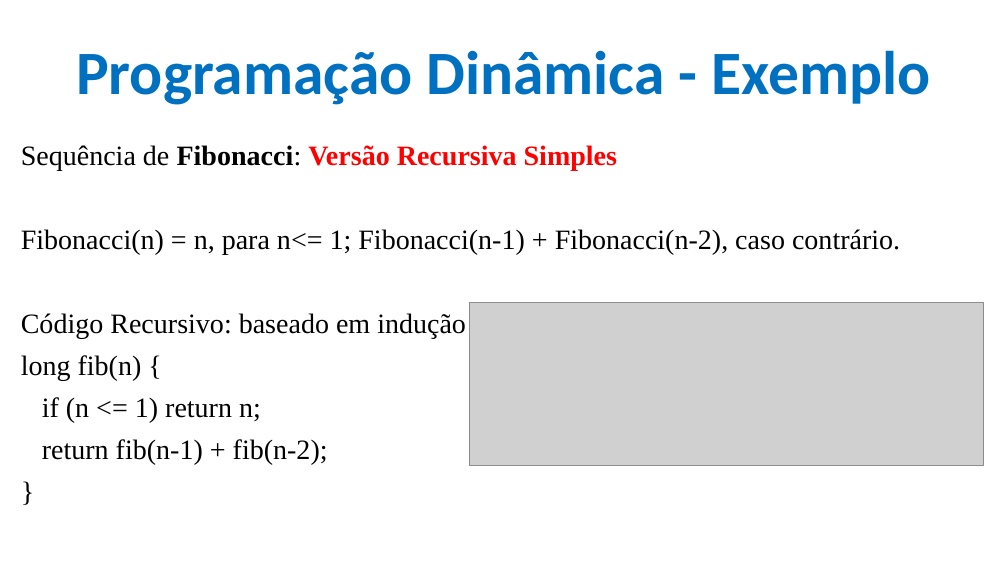
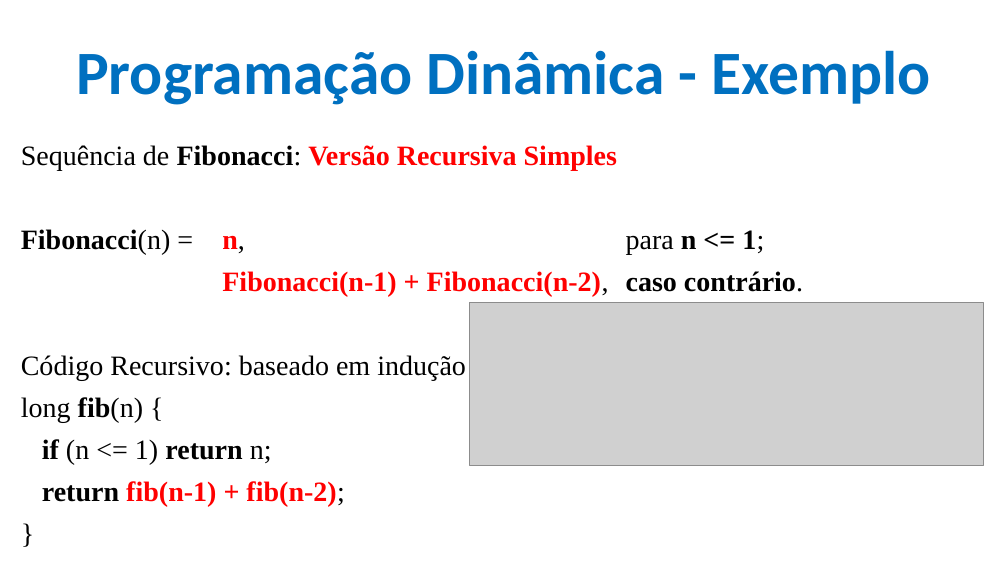
Before and after one commit to CloudEducationBrazil/WydenAlgoritmosEComplexidade, a slide deck: slide 8 of 01 Classes/Aula 09 - Algoritmos e Complexidade - Programação Dinâmica.pptx. Drawn at 1008x567 pixels with LibreOffice and Linux fonts; fonts in the diff are those of the drawing; grey boxes stand for pictures; background and template pictures are left out. Boxes give left, top, right and bottom in pixels: in the first picture for what was removed or moved away, otherwise in the second. Text is boxed around its words. In the diff, an @@ line names an element or a change of style, - is before the commit and + after.

```diff
--- a/01 Classes/Aula 09 - Algoritmos e Complexidade - Programação Dinâmica.pptx
+++ b/01 Classes/Aula 09 - Algoritmos e Complexidade - Programação Dinâmica.pptx
@@ text at <box>21,229,803,296</box>: text changed; bold on @@
-Fibonacci(n) = n, para n<= 1; Fibonacci(n-1) + Fibonacci(n-2), caso contrário.
+Fibonacci(n) = n, para n <= 1;
+Fibonacci(n-1) + Fibonacci(n-2), caso contrário.
@@ text at <box>21,397,344,507</box>: bold on in "fib(n)", "if return", "return fib(n-1) + fib(n-2);"; text colour #000000 to #FF0000 in "fib(n-1) + fib(n-2);" @@
```
Also in this commit, not shown: 7 other slides changed, 3 other files.
